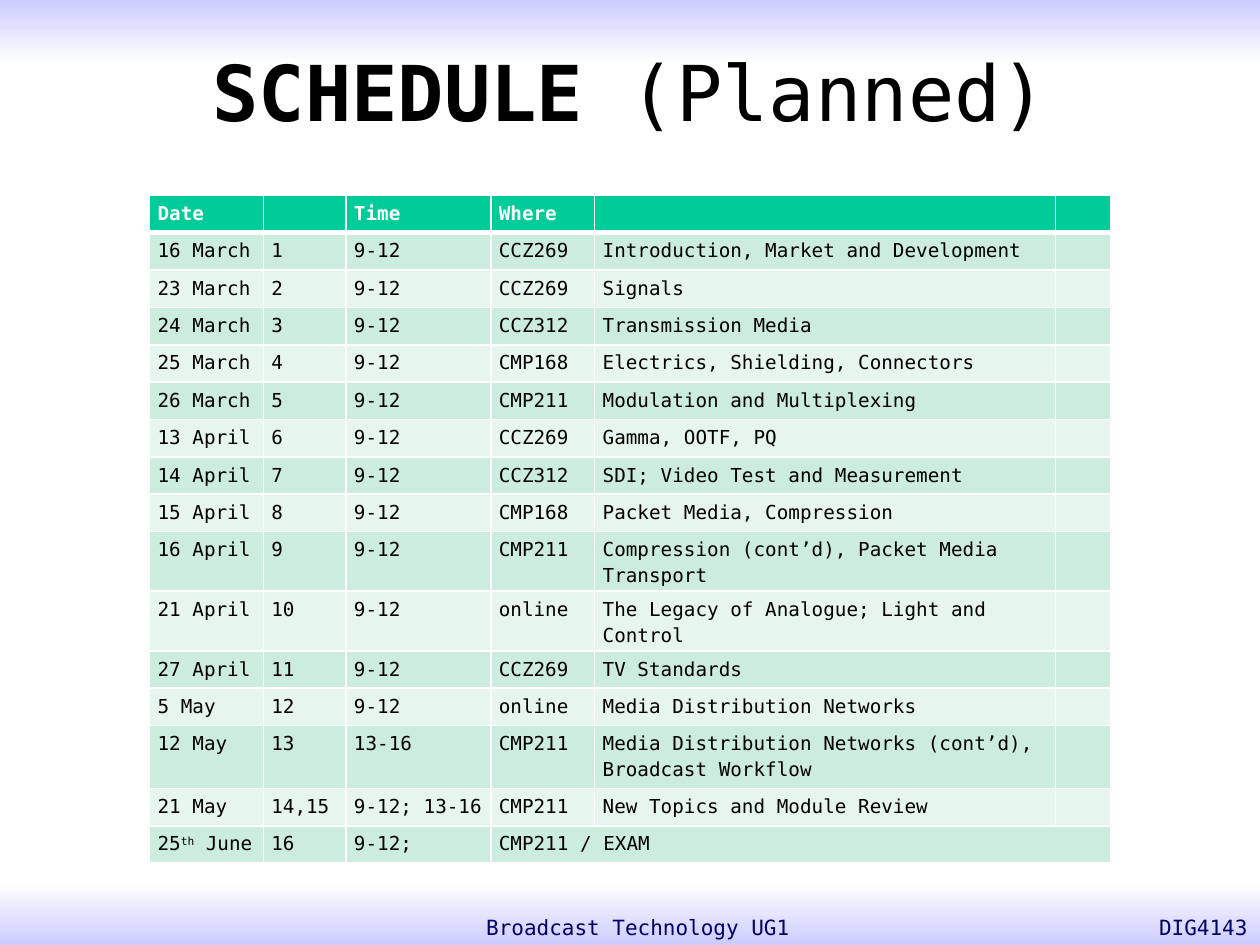
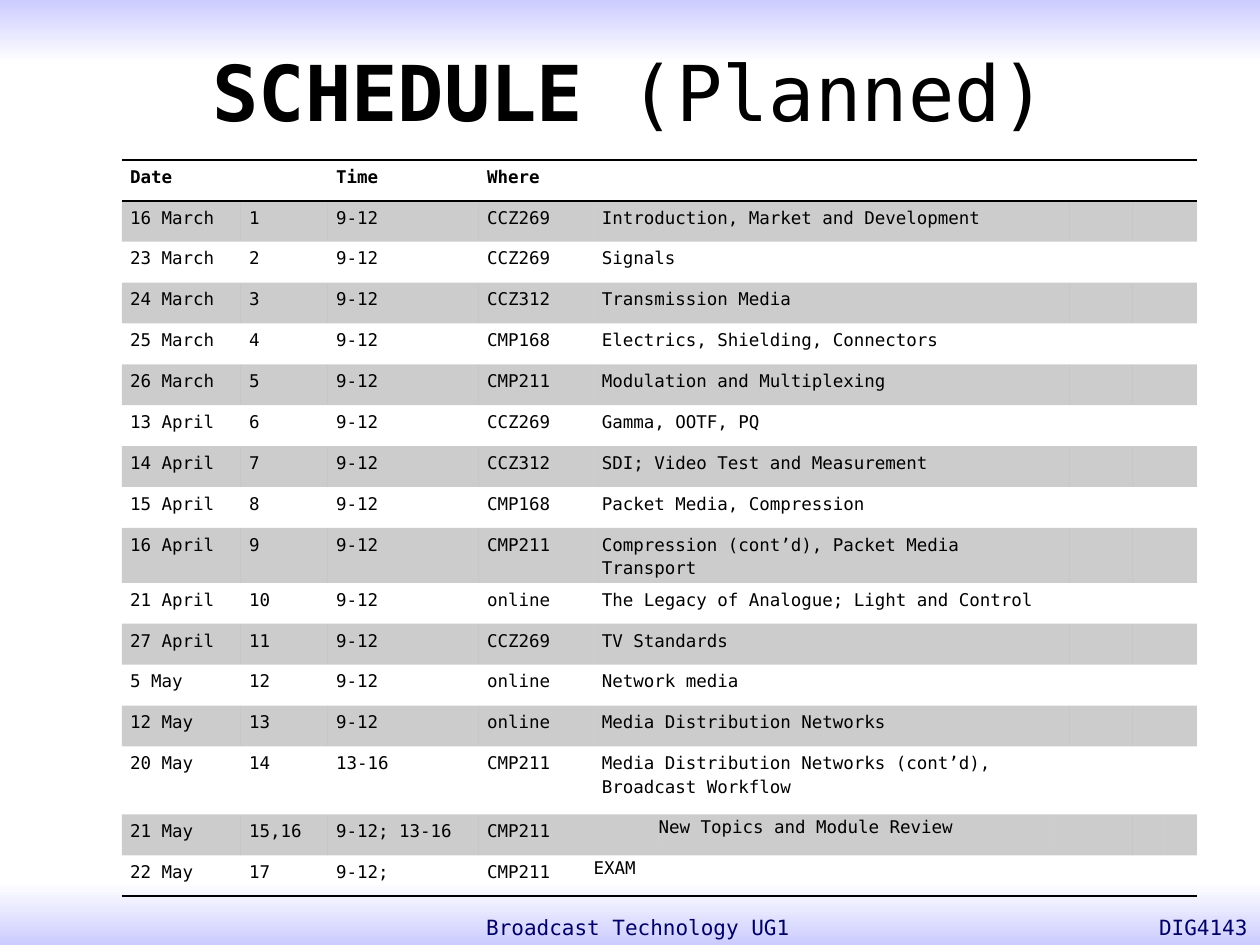
Before and after one commit to wyonghao/DIG4143_Public, a slide deck: slide 3 of 2026Teaching/0 - Introduction_LW.pptx. Drawn at 1260x945 pixels with LibreOffice and Linux fonts; fonts in the diff are those of the drawing. Boxes give left, top, right and bottom in pixels: in the first picture for what was removed or moved away, otherwise in the second. Text is boxed around its words. In the diff, an @@ line names an element or a change of style, - is before the commit and + after.

Commit message:
Update Introduction PPTX and add Signals PDF
Replace 2026Teaching/0 - Introduction_LW.pptx with an updated version and add 2026Teaching/1 - Signals_BB.pdf as a new lecture/handout in the 2026Teaching materials.

```diff
--- a/2026Teaching/0 - Introduction_LW.pptx
+++ b/2026Teaching/0 - Introduction_LW.pptx
@@ table at <box>122,160,1198,886</box> @@
-Date |  | Time | Where |  | 
-16 March | 1 | 9-12 | CCZ269 | Introduction, Market and Development | 
-23 March | 2 | 9-12 | CCZ269 | Signals | 
-24 March | 3 | 9-12 | CCZ312 | Transmission Media | 
-25 March | 4 | 9-12 | CMP168 | Electrics, Shielding, Connectors | 
-26 March | 5 | 9-12 | CMP211 | Modulation and Multiplexing | 
-13 April | 6 | 9-12 | CCZ269 | Gamma, OOTF, PQ | 
-14 April | 7 | 9-12 | CCZ312 | SDI; Video Test and Measurement | 
-15 April | 8 | 9-12 | CMP168 | Packet Media, Compression | 
-16 April | 9 | 9-12 | CMP211 | Compression (cont’d), Packet Media Transport | 
-21 April | 10 | 9-12 | online | The Legacy of Analogue; Light and Control | 
-27 April | 11 | 9-12 | CCZ269 | TV Standards | 
-5 May | 12 | 9-12 | online | Media Distribution Networks | 
-12 May | 13 | 13-16 | CMP211 | Media Distribution Networks (cont’d), Broadcast Workflow | 
-21 May | 14,15 | 9-12; 13-16 | CMP211 | New Topics and Module Review | 
-25th June | 16 | 9-12; | CMP211 / EXAM |  | 
+Date |  | Time | Where |  |  |  |  |  | 
+16 March | 1 | 9-12 | CCZ269 | Introduction, Market and Development |  |  |  |  | 
+23 March | 2 | 9-12 | CCZ269 | Signals |  |  |  |  | 
+24 March | 3 | 9-12 | CCZ312 | Transmission Media |  |  |  |  | 
+25 March | 4 | 9-12 | CMP168 | Electrics, Shielding, Connectors |  |  |  |  | 
+26 March | 5 | 9-12 | CMP211 | Modulation and Multiplexing |  |  |  |  | 
+13 April | 6 | 9-12 | CCZ269 | Gamma, OOTF, PQ |  |  |  |  | 
+14 April | 7 | 9-12 | CCZ312 | SDI; Video Test and Measurement |  |  |  |  | 
+15 April | 8 | 9-12 | CMP168 | Packet Media, Compression |  |  |  |  | 
+16 April | 9 | 9-12 | CMP211 | Compression (cont’d), Packet Media Transport |  |  |  |  | 
+21 April | 10 | 9-12 | online | The Legacy of Analogue; Light and Control |  |  |  |  | 
+27 April | 11 | 9-12 | CCZ269 | TV Standards |  |  |  |  | 
+5 May | 12 | 9-12 | online | Network media |  |  |  |  | 
+12 May | 13 | 9-12 | online | Media Distribution Networks |  |  |  |  | 
+20 May | 14 | 13-16 | CMP211 | Media Distribution Networks (cont’d), Broadcast Workflow |  |  |  |  | 
+21 May | 15,16 | 9-12; 13-16 | CMP211 |  | New Topics and Module Review |  |  |  | 
+22 May | 17 | 9-12; | CMP211 | EXAM |  |  |  |  | 
@@ table: place and size @@
-table at <box>150,195,1111,857</box>
+table at <box>122,160,1198,886</box>
```
Also in this commit, not shown: 1 other file.
